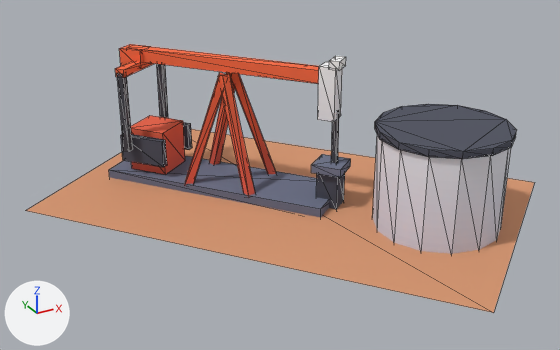
The glTF model public/assets/toycar/set-well-pad.glb: old version first, new version second.
Both versions are drawn from a 50 mm lens placed at (-4.7, -10.14, 5.1), pointed at (0.33, -0.99, 0.53). Lighting does not change. The marker at lower left points along +X, +Y and +Z. The picture after the commit comes second. Mesh edges are drawn as thin lines. Where no turn or scale is listed for an object, it has been applied to the vertices. Vertices at exactly the same position are counted once.

In view in the first picture: 'anim_sway:a=z:d=16:p=6.0#lone', 'wellpad'.
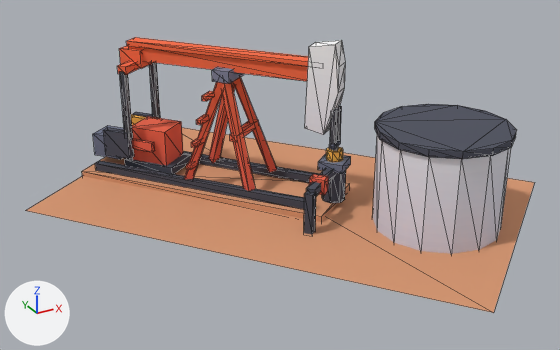
Changed parts and their boxes [x1, y1, x2, y2] in the pictures (560 x 350 px; the box of a moved part takes in the faces that stretch with it):
'wellpad', reshaped
    before: [26, 72, 534, 313]
    after: [26, 67, 534, 313]
'anim_sway:a=z:d=16:p=6.0#lone', reshaped
    before: [115, 44, 346, 163]
    after: [117, 37, 345, 151]
'anim_spin:a=z:w=-1.047#clone', added
    after: [103, 112, 156, 159]
part 1 of me_anim_sway_a_z_d_16_p_6_0_lone, moved or reshaped
    before: [127, 45, 319, 84]
    after: [128, 46, 308, 81]
part 2 of me_anim_sway_a_z_d_16_p_6_0_lone, moved or reshaped
    before: [331, 110, 339, 163]
    after: [337, 106, 342, 141]
part 3 of me_anim_sway_a_z_d_16_p_6_0_lone, moved or reshaped
    before: [157, 64, 168, 118]
    after: [330, 110, 337, 145]
part 4 of me_anim_sway_a_z_d_16_p_6_0_lone, moved or reshaped (not visible afterwards)
    before: [318, 62, 342, 122]
part 5 of me_anim_sway_a_z_d_16_p_6_0_lone, moved or reshaped
    before: [117, 73, 133, 152]
    after: [149, 62, 160, 118]
part 6 of me_anim_sway_a_z_d_16_p_6_0_lone, added
    after: [119, 71, 133, 139]
part 7 of me_anim_sway_a_z_d_16_p_6_0_lone, rebuilt
    before: [115, 61, 154, 78]
    after: [117, 61, 153, 75]
part 8 of me_anim_sway_a_z_d_16_p_6_0_lone, added
    after: [304, 40, 345, 135]
part 9 of me_anim_sway_a_z_d_16_p_6_0_lone, deleted
    before: [329, 56, 346, 70]
part 10 of me_anim_sway_a_z_d_16_p_6_0_lone, added (orange)
    after: [126, 37, 308, 67]
part 11 of me_anim_sway_a_z_d_16_p_6_0_lone, added
    after: [329, 139, 341, 150]
part 12 of me_wellpad, moved or reshaped
    before: [183, 122, 192, 150]
    after: [131, 114, 146, 125]
part 13 of me_wellpad, added
    after: [322, 170, 346, 203]
part 14 of me_wellpad, moved or reshaped
    before: [311, 154, 351, 178]
    after: [318, 154, 351, 173]
part 15 of me_wellpad, moved or reshaped
    before: [316, 173, 345, 209]
    after: [304, 192, 316, 235]
part 16 of me_wellpad, added
    after: [326, 147, 343, 162]
part 17 of me_wellpad, rebuilt (22% wider, 6% taller)
    before: [109, 156, 329, 217]
    after: [82, 157, 350, 222]
part 18 of me_wellpad, rebuilt (17% shorter)
    before: [131, 116, 185, 175]
    after: [132, 116, 183, 165]
part 19 of me_wellpad, deleted
    before: [121, 134, 167, 167]
part 20 of me_wellpad, built on
    before: [184, 73, 276, 198]
    after: [93, 67, 335, 209]

The change, as a list of edits to the scene's bpy script:
```text
Change me_anim_sway_a_z_d_16_p_6_0_lone:
    remove me_anim_sway_a_z_d_16_p_6_0_lone.from_pydata(...)  # 64 vertices, 96 faces; spans x -1.44..1.2, y -1.48..1.61, z -1.4..0.26
    add me_anim_sway_a_z_d_16_p_6_0_lone.from_pydata(...)  # 94 vertices, 144 faces; spans x -1.36..1.2, y -1.48..1.57, z -1.25..0.49
    me_anim_sway_a_z_d_16_p_6_0_lone part 1: the loose piece of 8 vertices spanning x -1.12..1.04, y -1.29..1.39, z -0.1..0.1 is scaled about its middle by (0.984, 0.984, 1.25), then moved by (0.0, 0.0, 0.04)
    me_anim_sway_a_z_d_16_p_6_0_lone part 2: the loose piece of 8 vertices spanning x 0.99..1.1, y -1.39..-1.29, z -1.31..-0.49 is scaled about its middle by (1, 1, 0.636), then moved by (0.07, 0.05, 0.18)
    me_anim_sway_a_z_d_16_p_6_0_lone part 3: the loose piece of 8 vertices spanning x -0.56..-0.42, y 1.45..1.59, z -1.4..-0.15 is scaled about its middle by (0.75, 0.75, 0.42), then moved by (1.47, -2.91, 0.05)
    me_anim_sway_a_z_d_16_p_6_0_lone part 4: the loose piece of 8 vertices spanning x 0.8..1.17, y -1.44..-1.08, z -0.61..0.16 is scaled about its middle by (0.282, 0.288, 0.323), then moved by (0.06, -0.08, -0.9)
    me_anim_sway_a_z_d_16_p_6_0_lone part 5: the loose piece of 8 vertices spanning x -1.43..-1.29, y 0.77..0.91, z -1.4..-0.15 is scaled about its middle by (0.875, 0.875, 0.86), then moved by (0.72, 0.64, 0.06)
    me_anim_sway_a_z_d_16_p_6_0_lone part 6: the loose piece of 8 vertices spanning x -1.43..-1.29, y 0.77..0.91, z -1.4..-0.15 is copied, and the copy is scaled about its middle by (0.875, 0.875, 0.86), then moved by (0.07, 0.13, 0.06); it spans x -1.35..-1.23, y 0.92..1.04, z -1.25..-0.18
    me_anim_sway_a_z_d_16_p_6_0_lone part 7: the loose piece of 8 vertices spanning x -1.44..-0.4, y 0.75..1.61, z -0.21..-0.09 is rebuilt with 8 vertices and now spans x -1.36..-0.56, y 0.9..1.57, z -0.21..-0.09
    me_anim_sway_a_z_d_16_p_6_0_lone part 8: a new loose piece of 14 vertices spanning x 0.68..1.2, y -1.48..-0.92, z -0.83..0.49, in mat_colormap (picture img_colormap_png)
    me_anim_sway_a_z_d_16_p_6_0_lone part 9: the loose piece of 8 vertices spanning x 0.89..1.2, y -1.48..-1.2, z 0.14..0.26 is deleted
    me_anim_sway_a_z_d_16_p_6_0_lone part 10: 8 vertices added at x -1.12..1.05, y -1.29..1.39, z 0.14..0.21
    me_anim_sway_a_z_d_16_p_6_0_lone part 11: 8 vertices added at x 0.92..1.18, y -1.45..-1.23, z -1.04..-0.96
Change me_wellpad:
    remove me_wellpad.from_pydata(...)  # 224 vertices, 382 faces; spans x -3.04..4.27, y -4.68..3.1, z 0.0..1.9
    add me_wellpad.from_pydata(...)  # 344 vertices, 570 faces; spans x -3.04..4.27, y -4.68..3.1, z 0.0..1.96
    me_wellpad part 12: the loose piece of 8 vertices spanning x -0.76..-0.22, y 0.95..1.61, z 0.36..0.79 is scaled about its middle by (0.935, 0.934, 1.06), then moved by (-0.34, 0.29, 0.02)
    me_wellpad part 13: a new loose piece, an 8-sided cylinder along z spanning x 0.87..1.22, y -1.51..-1.16, z 0.13..0.65, in mat_colormap (picture img_colormap_png)
    me_wellpad part 14: the loose piece of 8 vertices spanning x 0.7..1.33, y -1.62..-0.98, z 0.59..0.71 is scaled about its middle by (0.833, 0.833, 1), then moved by (0.03, -0.04, 0.05)
    me_wellpad part 15: the loose piece of 8 vertices spanning x 0.79..1.24, y -1.53..-1.07, z 0.0..0.62 is scaled about its middle by (0.385, 0.385, 1), then moved by (-0.74, -0.64, 0.01)
    me_wellpad part 16: a new loose piece, an 8-sided cylinder along z spanning x 0.92..1.17, y -1.46..-1.21, z 0.76..0.91, in mat_colormap (picture img_colormap_png)
    me_wellpad part 17: the loose piece of 8 vertices spanning x -1.59..1.43, y -1.64..1.83, z 0.0..0.17 is rebuilt with 8 vertices and now spans x -1.95..1.57, y -1.76..2.26, z 0.0..0.12
    me_wellpad part 18: the loose piece of 8 vertices spanning x -1.25..-0.37, y 0.6..1.47, z 0.17..0.88 is rebuilt with 8 vertices and now spans x -1.21..-0.41, y 0.63..1.44, z 0.25..0.88
    me_wellpad part 19: the loose piece of 8 vertices spanning x -1.39..-0.85, y 0.46..1.11, z 0.36..0.79 is deleted
    me_wellpad part 20: 16 vertices moved from x -0.74..0.74, y -0.74..0.74, z 0.1..0.15 to x -0.74..0.74, y -0.74..0.74, z 0.2..0.25; 96 vertices added at x -1.75..1.37, y -1.98..2.04, z 0.13..1.96
Add ob_anim_spin_a_z_w__1_047_clone:
    ob_anim_spin_a_z_w__1_047_clone = bpy.data.objects.new('anim_spin:a=z:w=-1.047#clone', me_anim_spin_a_z_w__1_047_clone)  # 32 vertices, 48 faces; spans x -0.79..0.38, y -0.339..0.824, z -0.213..0.213; in mat_colormap (picture img_colormap_png)
    ob_anim_spin_a_z_w__1_047_clone.location = (-0.81, 1.03, 0.62)
```
